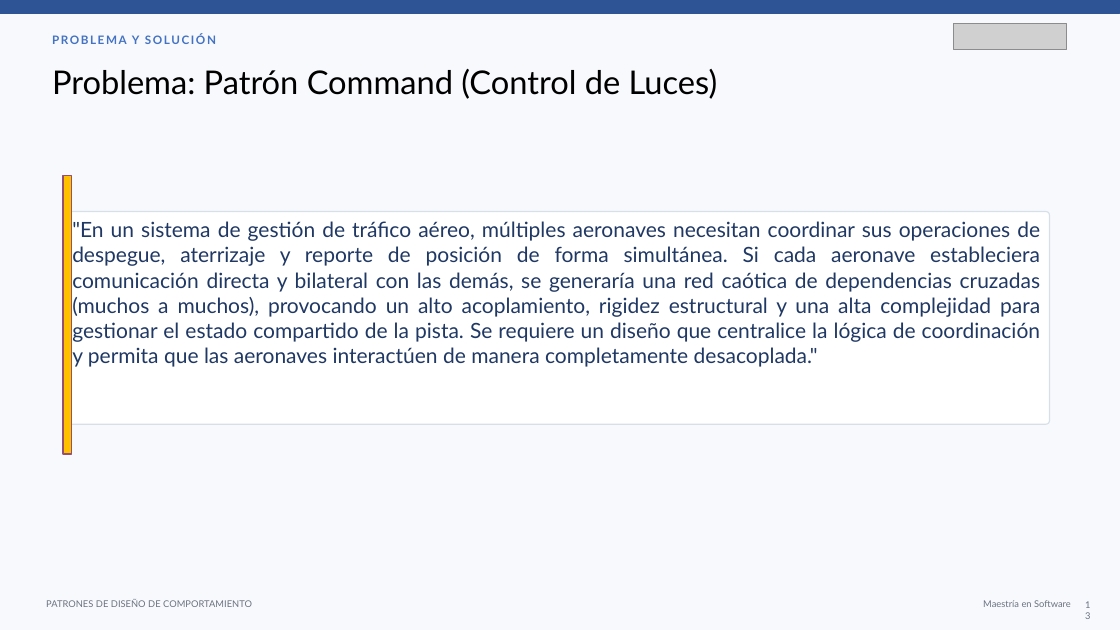
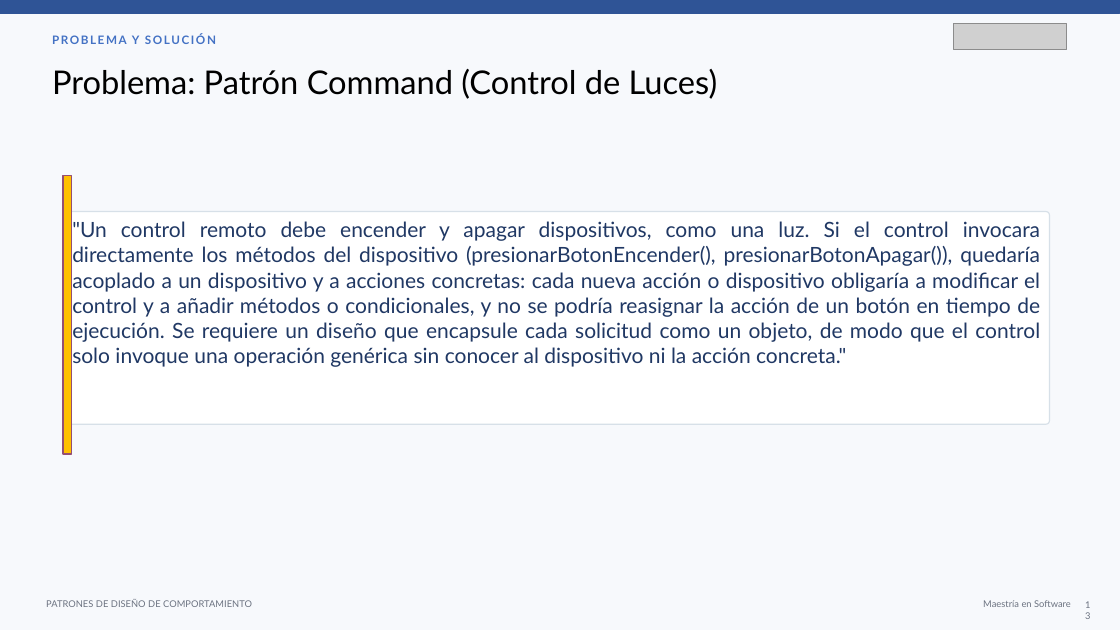
Before and after one commit to carytnas/PDS_Actividad03_Grupo02, a slide deck: slide 13 of documentacion/PDS_Actividad03_Grupo02.pptx. Drawn at 1120x630 pixels with LibreOffice and Linux fonts; fonts in the diff are those of the drawing; grey boxes stand for pictures. Boxes give left, top, right and bottom in pixels: in the first picture for what was removed or moved away, otherwise in the second. Text is boxed around its words. In the diff, an @@ line names an element or a change of style, - is before the commit and + after.

```diff
--- a/documentacion/PDS_Actividad03_Grupo02.pptx
+++ b/documentacion/PDS_Actividad03_Grupo02.pptx
@@ text in rounded rectangle at (72, 221, 1040, 367): text changed @@
-"En un sistema de gestión de tráfico aéreo, múltiples aeronaves necesitan coordinar sus operaciones de despegue, aterrizaje y reporte de posición de forma simultánea. Si cada aeronave estableciera comunicación directa y bilateral con las demás, se generaría una red caótica de dependencias cruzadas (muchos a muchos), provocando un alto acoplamiento, rigidez estructural y una alta complejidad para gestionar el estado compartido de la pista. Se requiere un diseño que centralice la lógica de coordinación y permita que las aeronaves interactúen de manera completamente desacoplada."
+"Un control remoto debe encender y apagar dispositivos, como una luz. Si el control invocara directamente los métodos del dispositivo (presionarBotonEncender(), presionarBotonApagar()), quedaría acoplado a un dispositivo y a acciones concretas: cada nueva acción o dispositivo obligaría a modificar el control y a añadir métodos o condicionales, y no se podría reasignar la acción de un botón en tiempo de ejecución. Se requiere un diseño que encapsule cada solicitud como un objeto, de modo que el control solo invoque una operación genérica sin conocer al dispositivo ni la acción concreta."
```
Also in this commit, not shown: 10 other slides changed, 6 other files.
